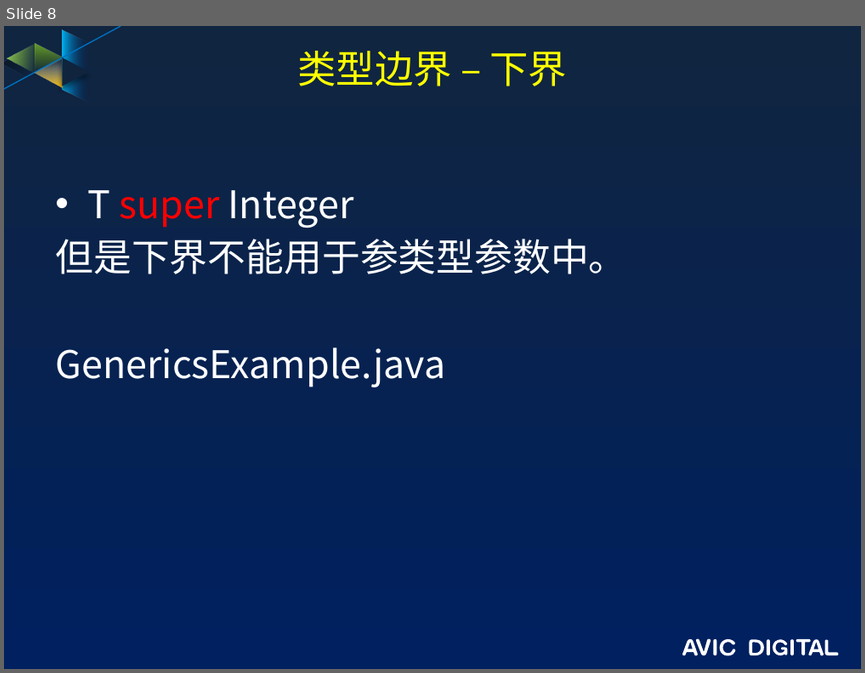
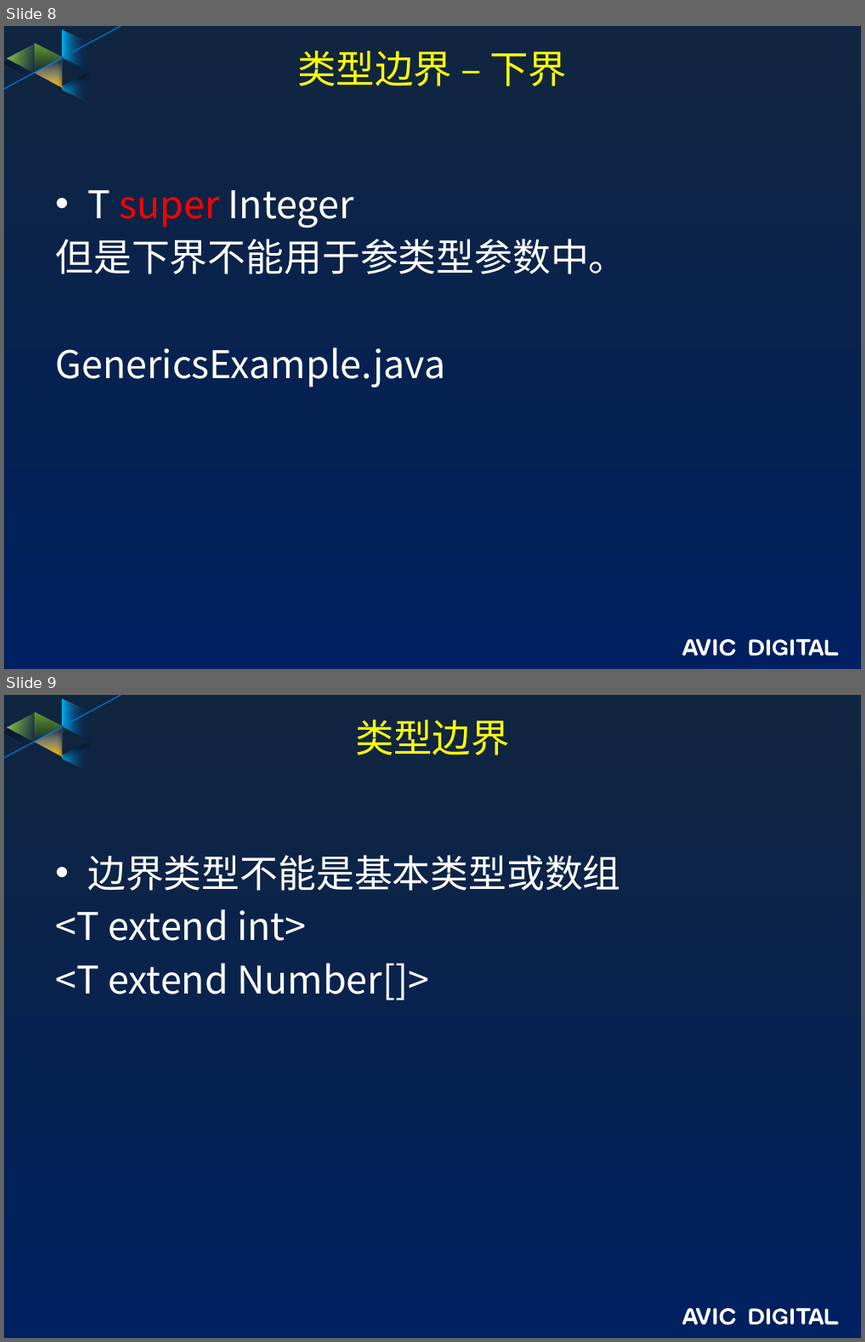
Before and after one commit to guofengzh/java-way, a slide deck: java/docs/06-java-泛型.pptx. Shown one above the other, each under a label of ours: slide 8 before the commit, slides 8 and 9 after it. The pictures are 865x673 and 865x1342 pixels, drawn with LibreOffice and Linux fonts; fonts in the diff are those of the drawing; background and template pictures are left out. Boxes give left, top, right and bottom in pixels: in the first picture for what was removed or moved away, otherwise in the second. Text is boxed around its words. In the diff, an @@ line names an element or a change of style, - is before the commit and + after.

```diff
--- a/java/docs/06-java-泛型.pptx
+++ b/java/docs/06-java-泛型.pptx
@@ slide 9 added at (x1=4, y1=695, x2=861, y2=1338), background gradient #10253F to #002060; not listed: 17 template elements that a slide beside it also shows @@
@@ title added at (x1=355, y1=720, x2=509, y2=755), 32.4 pt, text #FFFF00 @@
+类型边界
@@ text added at (x1=55, y1=855, x2=620, y2=1000), 32 pt, text #FFFFFF @@
+• 边界类型不能是基本类型或数组
+<T extend int>
+<T extend Number[]>
```
Also in this commit, not shown: 1 slide changed, 3 other slides added, 1 slide removed.
